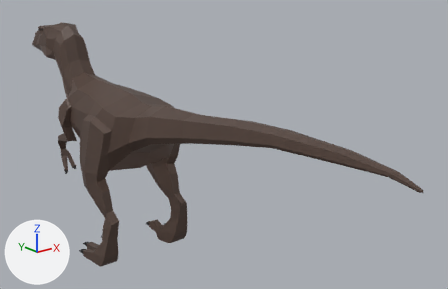
What one commit did to the glTF model src/content/animals/velociraptor/model/model.glb.
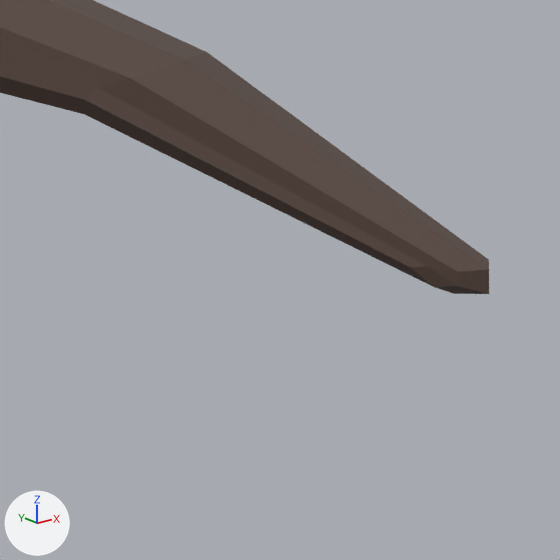
Each version is shown whole from a 50 mm camera at (-1.119, -1.931, 1.119) aimed at (0.164, -0.328, 0.478), then close up on the part from 85% to 96% of the width and 58% to 75% of the height. Lighting does not change. The marker at lower left points along +X, +Y and +Z. The first two pictures are the older version. Where no turn or scale is listed for an object, it has been applied to the vertices. Vertices at exactly the same position are counted once.

The older version as bpy lines, for what is in view:
```python
mat_brown = principled_material('Brown')
mat_brown.base_color = (0.0871, 0.0527, 0.0399)  # brown #534138
me_cylinder = bpy.data.meshes.new('Cylinder')
me_cylinder.from_pydata(...)  # 626 vertices, 1248 faces; spans x -0.2..0.2, y -1.22..0.78, z -0.01..0.82
# faces by material slot: [1000, 120, 128]
me_cylinder.materials.append(mat_brown)  # brown #534138
me_cylinder.materials.append(mat_black)  # black #111111
me_cylinder.materials.append(mat_lightbrown)  # brown #6d5a51
ob_velociraptor = bpy.data.objects.new('Velociraptor', me_cylinder)
ob_velociraptor.location = (0.0, 0.0, 0.008)
```
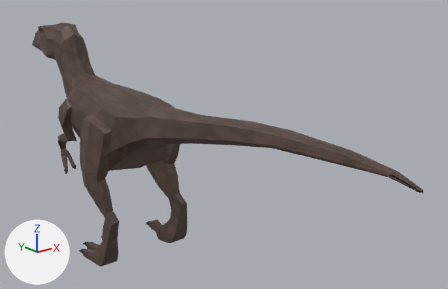
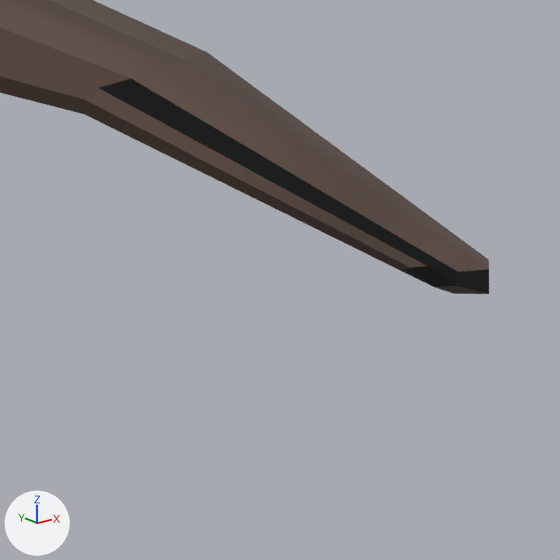
What differs and where, as boxes (x1, y1, x2, y2) in the close-ups (560 x 560 px):
'Velociraptor', surface changed: (98, 76, 489, 294) in both

The change, as a list of edits to the scene's bpy script:
```text
Add img_bake_brown:
    img_bake_brown = load_image('bake_Brown', '_unpacked/bake_Brown', 1024, 1024, 'sRGB')
Change mat_brown:
    remove mat_brown.base_color = (0.0871, 0.0527, 0.0399)  # brown #534138
    add mat_brown.texture = img_bake_brown
Change me_cylinder:
    where me_cylinder.from_pydata(...)  # 626 vertices, 1248 faces; spans x -0.2..0.2, y -1.22..0.78, z -0.01..0.82
    used by ob_velociraptor; location = (0.0, 0.0, 0.008)
    me_cylinder part 1: texture (UV) coordinates changed
```
